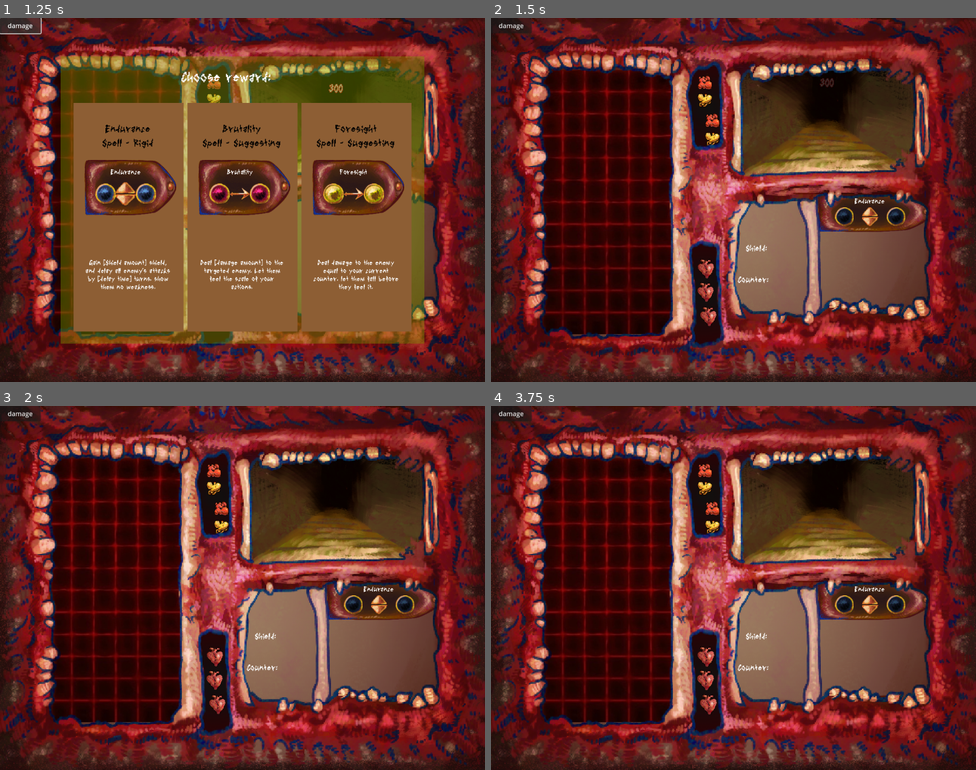
Above: before the commit, frames 1-4 (two rows, left to right).
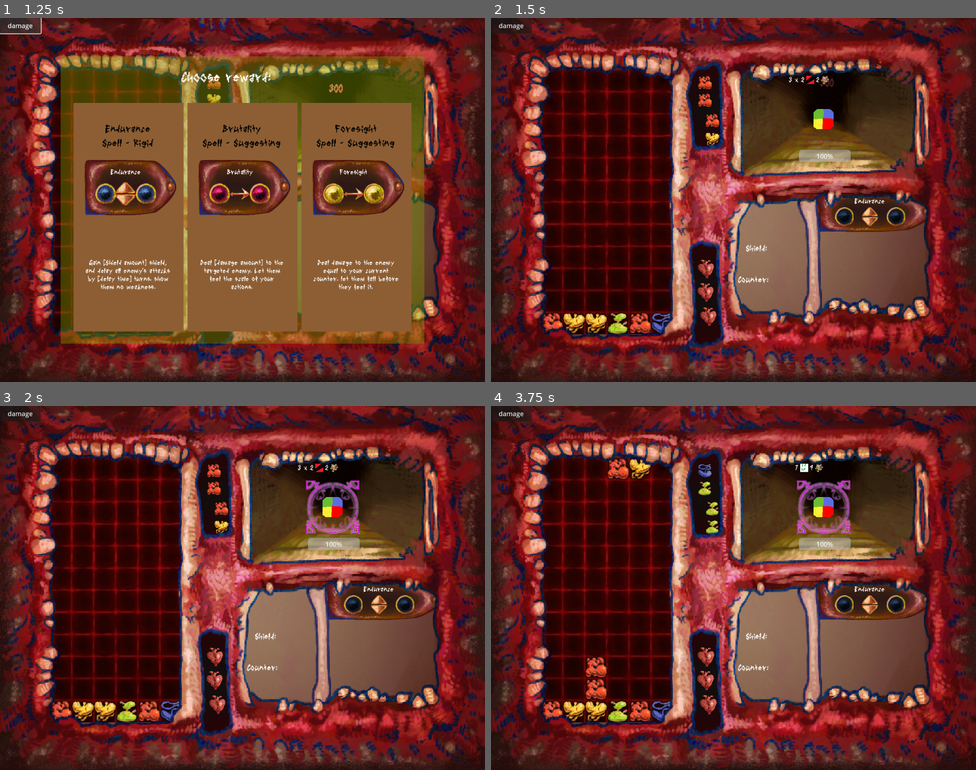
Above: after the commit, the same moments.

Repository: MarGamaDev/PuyoPuyoLike
Game: Godot game, scene res://Scenes/combat.tscn
Two runs of this game, one before a commit and one after it. Both use one fixed random seed, a clock stepped at 60 frames per second and the inputs below. The engine's default icon, where the game draws it, is replaced by a stand-in: a white triangle on a blue panel in a dark square.
Inputs (mouse positions are in pixels of both pictures, inside the frame that each line leads up to):
- Up to frame 1 (1.25 s): click "damage" at 0.5 s
- Up to frame 2 (1.5 s): click (617, 218) at 1.27 s
- Up to frame 3 (2 s): no input
- Up to frame 4 (3.75 s): tap Enter at 2 s; move the mouse to (840, 569) at 2.02 s; hold D (puyo_right) 2.03-2.78 s; tap 1 (TESTING_player_spawn) at 2.1 s; tap Space at 2.75 s; move the mouse to (636, 606) at 2.77 s; hold S (puyo_down) 2.78-3.53 s; tap J (puyo_rotate) at 2.85 s; move the mouse to (782, 507) at 3.52 s; hold D (puyo_right) from 3.53 s (still down); tap Shift (switch_target) at 3.6 s

Frame 1 is identical in both runs. In frame 2, 1.8% of the frame differs, in the area x 10-75%, y 15-87%; in frame 3, 2.6%; in frame 4, 3.7%, in the area x 10-75%, y 14-87%.

Commit message:
also made spells be re-added to the pool when you remove them

Diff:
--- a/Scenes/combat.tscn
+++ b/Scenes/combat.tscn
@@ -168,6 +168,7 @@
 [connection signal="on_update_encounter" from="EncounterManager" to="." method="process_encounter_updated"]
 [connection signal="deal_fuck_damage" from="PuyoTestUI" to="." method="damage_all_enemies"]
 [connection signal="start_game" from="PuyoTestUI" to="." method="start_combat"]
+[connection signal="all_clear_for_next_encounter" from="SpellManager" to="." method="start_combat"]
 [connection signal="clear_board" from="RewardManager/RewardScreen" to="PuyoManager" method="destroy_leftover_puyos"]
 [connection signal="on_reward_chosen" from="RewardManager/RewardScreen" to="RewardManager" method="remove_from_pool"]
 [connection signal="on_spell_reward_chosen" from="RewardManager/RewardScreen" to="SpellManager" method="add_spell"]
--- a/Scripts/reward_screen.gd
+++ b/Scripts/reward_screen.gd
@@ -35,7 +35,7 @@
 			while reward_check:
 				new_item_for_pool = possible_rewards.pick_random()
 				#print(reward_choices.has(new_item_for_pool))
-				if !(reward_choices.has(new_item_for_pool)) and new_item_for_pool:
+				if !(reward_choices.has(new_item_for_pool)) and !new_item_for_pool.has_been_taken:
 					reward_check = false
 			reward_check = true
 			reward_choices.append(new_item_for_pool)
@@ -60,9 +60,10 @@
 
 @warning_ignore("shadowed_variable_base_class")
 func on_reward_button_pressed(reward : Reward):
+	reward.has_been_taken = true
 	on_reward_chosen.emit(reward)
 	if reward.reward_type == Reward.REWARD_TYPE.SPELL:
-		on_spell_reward_chosen.emit(reward.spell_data)
+		on_spell_reward_chosen.emit(reward.spell_data, reward)
 	else:
 		on_item_reward_chosen.emit()
 	hide()
--- a/Scripts/spells/spellsystem/spell_manager.gd
+++ b/Scripts/spells/spellsystem/spell_manager.gd
@@ -8,16 +8,19 @@
 @export var test_spell_3 :SpellData
 
 @onready var equipped_spells : Array[SpellNode] = []
+@onready var spell_corresponding_rewards : Array[Reward] = []
 
 var chain_stage_tracker : int = 0
 
 var awaiting_spell_data_holder : SpellData
+var awaiting_reward : Reward
 
-func add_spell(spell_data: SpellData):
+func add_spell(spell_data: SpellData, reward: Reward):
 	if equipped_spells.size() >= 3 or spell_data == null:
 		print("too many spells!")
 		$SpellChoiceMenu.show()
 		awaiting_spell_data_holder = spell_data
+		awaiting_reward = reward
 		$SpellChoiceMenu.handle_spell_selection(equipped_spells)
 	else:
 		var spell_node : SpellNode
@@ -26,6 +29,7 @@
 
 		spell_node.setup_spell_node(spell_data)
 		equipped_spells.append(spell_node)
+		spell_corresponding_rewards.append(reward)
 		var spell_container = $EquippedSpellsContainer.add_spell(spell_data)
 		spell_node.on_spell_progressed.connect(spell_container.progress_spell_visual)
 		spell_node.on_spell_progress_reset.connect(spell_container.reset_recipe_visual)
@@ -52,7 +56,10 @@
 	$EquippedSpellsContainer.remove_spell(index)
 	var to_remove = equipped_spells[index]
 	equipped_spells.remove_at(index)
+	##currently re-adds spells to pool
+	spell_corresponding_rewards[index].has_been_taken = false
+	spell_corresponding_rewards.remove_at(index)
 	to_remove.queue_free()
 	$SpellChoiceMenu.hide()
-	add_spell(awaiting_spell_data_holder)
+	add_spell(awaiting_spell_data_holder, awaiting_reward)
 	pass
Not shown: 1 places in Scenes/spells/spellSystem/spell_manager.tscn that only renumber resources
